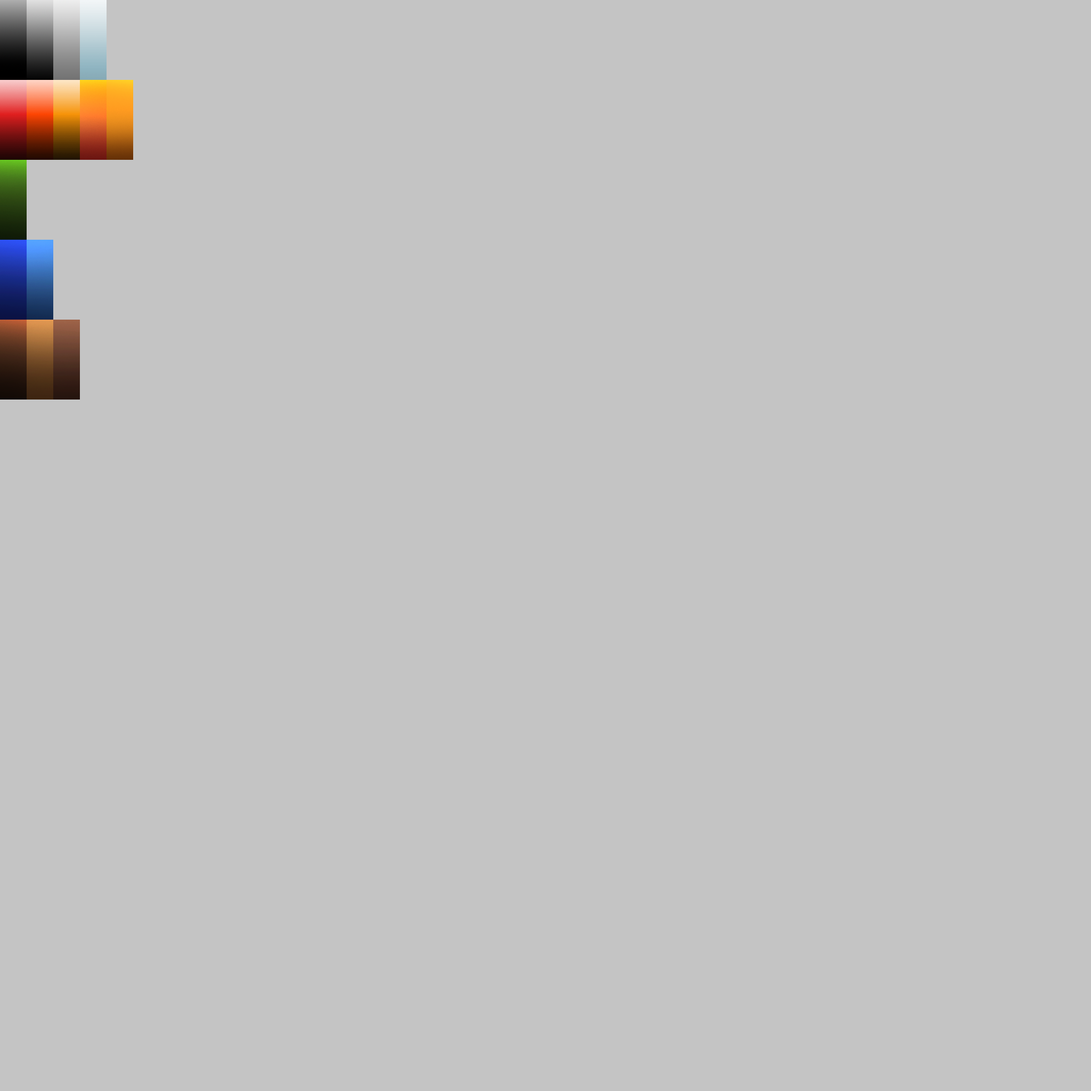
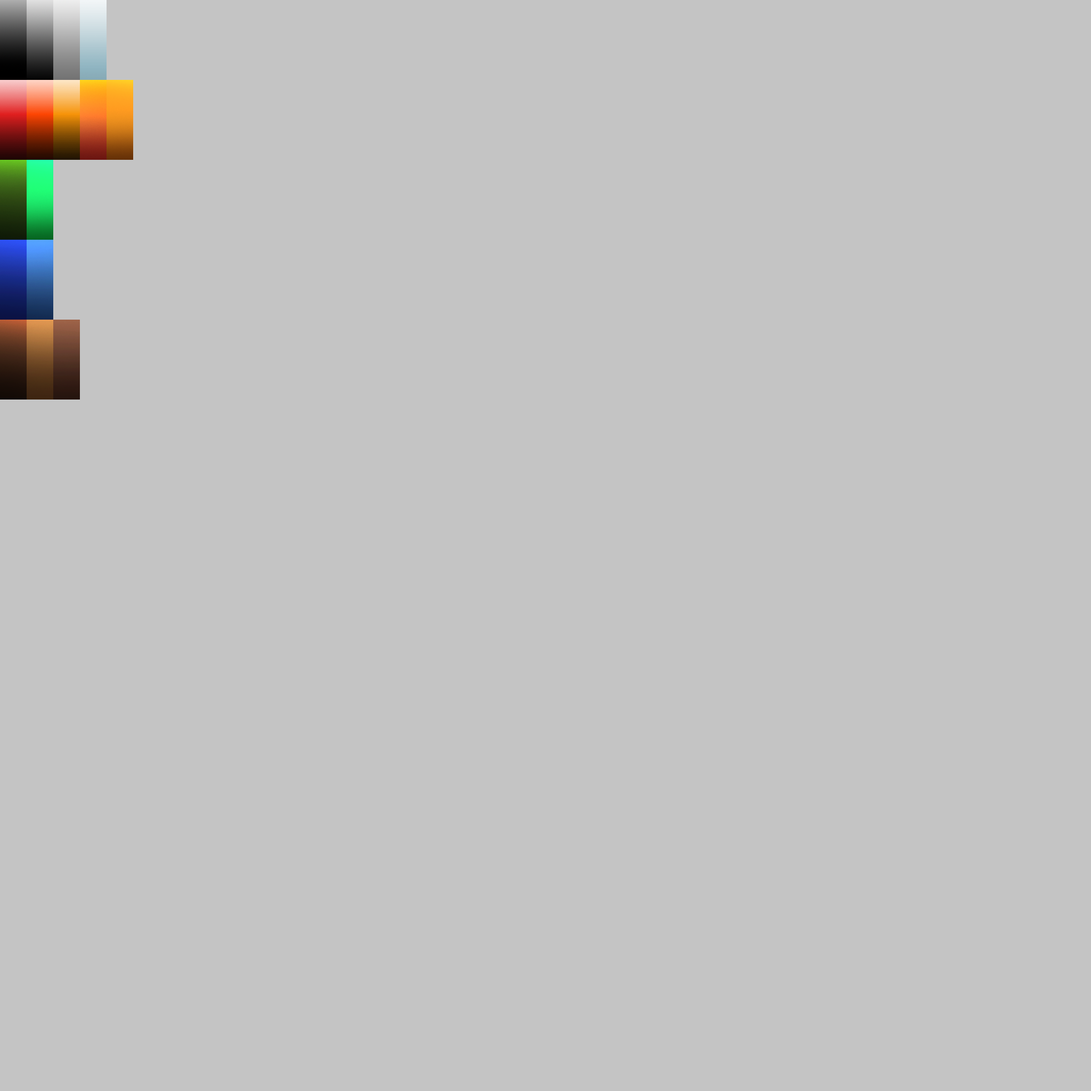
Revision of a layered 1091px x 1091px image; what changed, layer by layer:
added layer "Layer 1 copy 14" above "Layer 1 copy 13" over [26, 159, 54, 240]
